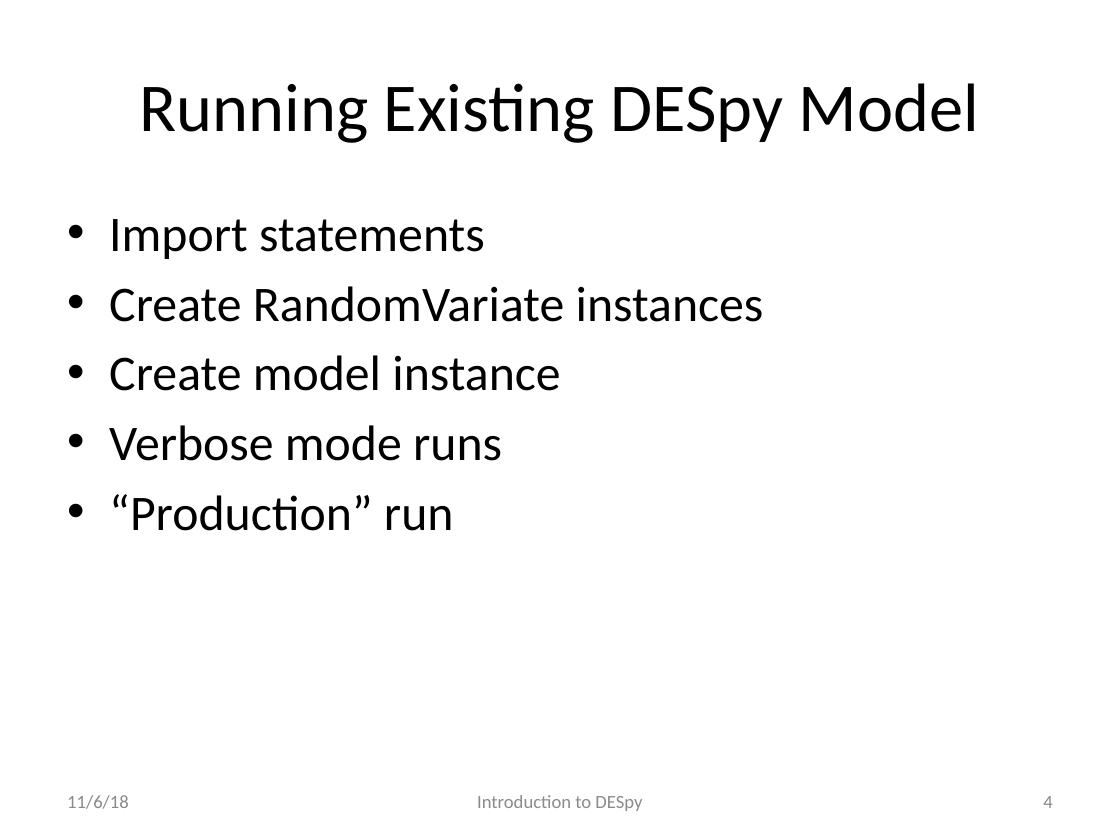
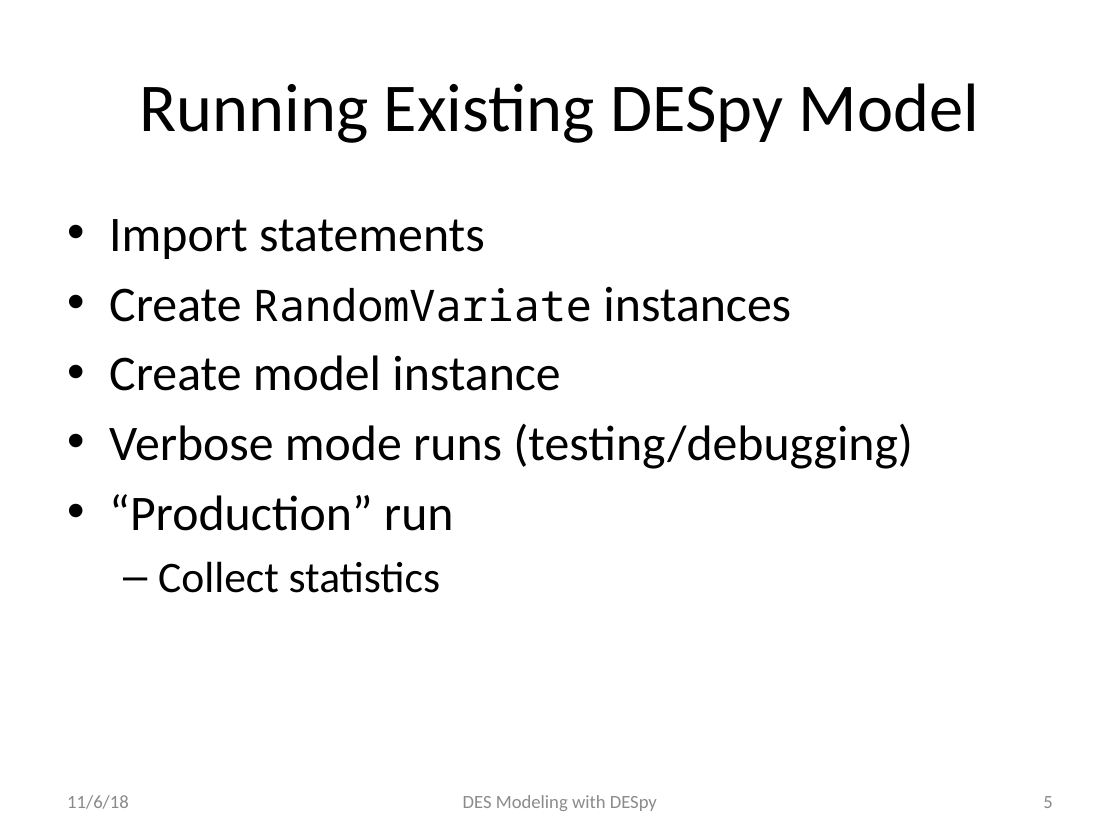
Before and after one commit to ahbuss/DESModeling, a slide deck: slide 5 of DESpy/OA3302 - Intro to DESpy.pptx (slide 4 before the commit). Drawn at 1120x840 pixels with LibreOffice and Linux fonts; fonts in the diff are those of the drawing; background and template pictures are left out. Boxes give left, top, right and bottom in pixels: in the first picture for what was removed or moved away, otherwise in the second. Text is boxed around its words. In the diff, an @@ line names an element or a change of style, - is before the commit and + after.

```diff
--- a/DESpy/OA3302 - Intro to DESpy.pptx
+++ b/DESpy/OA3302 - Intro to DESpy.pptx
@@ text at (109,286,791,322): size 32 to 28 pt, font Calibri to Noto Sans Mono in "RandomVariate" @@
@@ text at (109,423,913,469): text changed @@
-• Verbose mode runs
+• Verbose mode runs (testing/debugging)
@@ text at (158,561,440,593): paragraph added @@
+  – Collect statistics
@@ text at (463,795,657,811): text changed @@
-Introduction to DESpy
+DES Modeling with DESpy
@@ page number at (1043,796,1052,808): text changed @@
-4
+5
```
Also in this commit, not shown: 4 other slides changed, 1 slide added.
